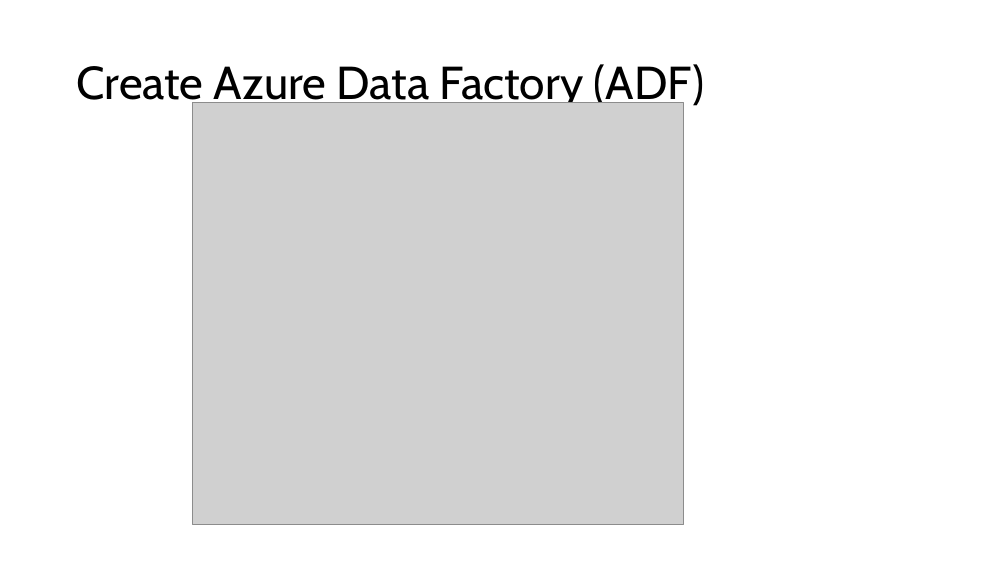
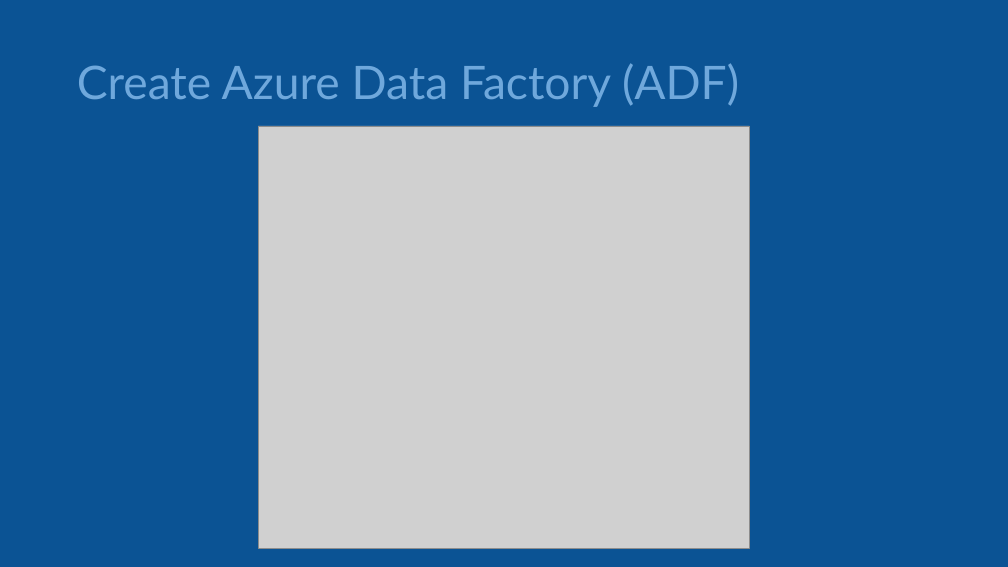
Before and after one commit to phil-a10/Talks, a slide deck: slide 103 of Data Engineering Using Free Tools/Learn Data Engineering For Free.pptx (slide 93 before the commit). Drawn at 1008x567 pixels with LibreOffice and Linux fonts; fonts in the diff are those of the drawing; grey boxes stand for pictures. Boxes give left, top, right and bottom in pixels: in the first picture for what was removed or moved away, otherwise in the second. Text is boxed around its words. In the diff, an @@ line names an element or a change of style, - is before the commit and + after.

```diff
--- a/Data Engineering Using Free Tools/Learn Data Engineering For Free.pptx
+++ b/Data Engineering Using Free Tools/Learn Data Engineering For Free.pptx
@@ background #FFFFFF to #0B5394 @@
@@ title "Create Azure Data Factory (ADF)" at [77, 63, 739, 107]: font Cabin to Lato, text colour #000000 to #6FA8DC @@
@@ picture: place and size @@
-picture at [193, 103, 684, 525]
+picture at [259, 126, 750, 548]
```
Also in this commit, not shown: 72 other slides changed, 35 slides added, 25 slides removed.
